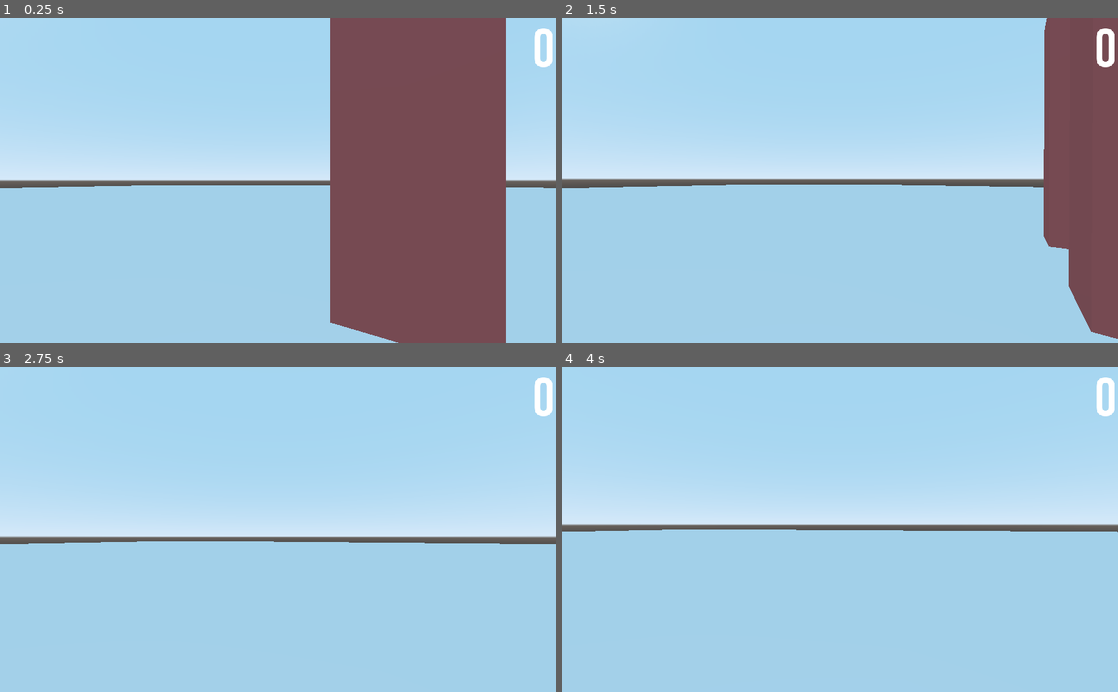
Above: before the commit, frames 1-4 (two rows, left to right).
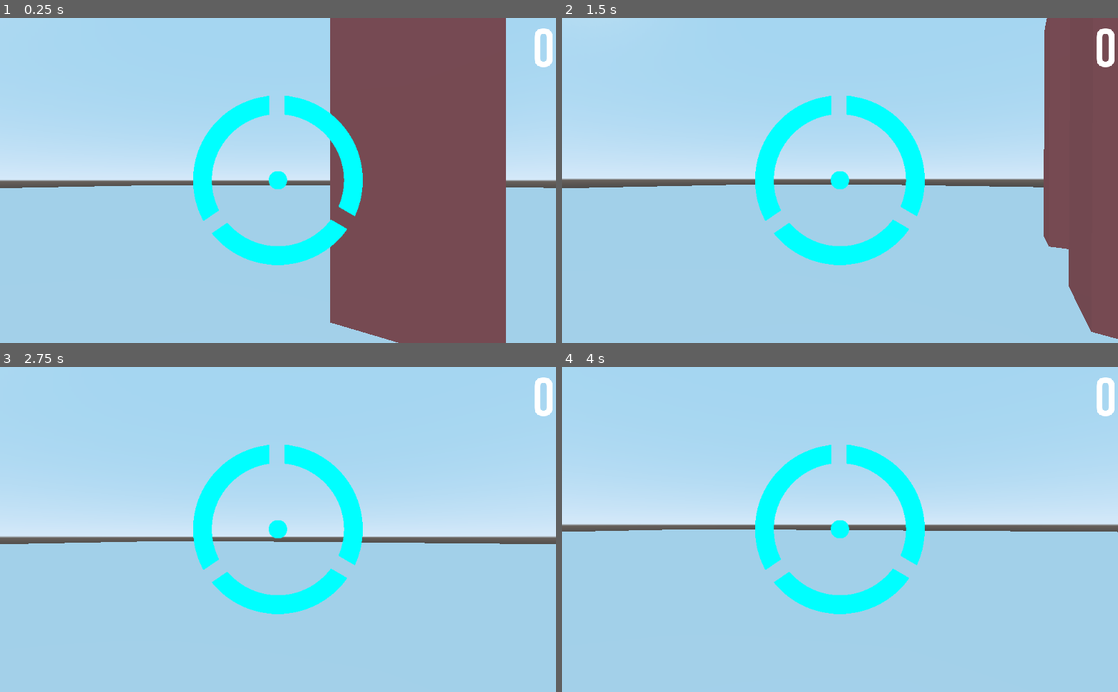
Above: after the commit, the same moments.

Repository: nuzcraft/intermediate_book
Game: Godot game, scene res://training_camp/training_camp.tscn
The game is run twice, just before and just after one commit, with the same random seed, the same clock (stepped at 60 frames per second) and the same inputs.
Inputs (mouse positions are in pixels of both pictures, inside the frame that each line leads up to):
- Up to frame 1 (0.25 s): no input
- Up to frame 2 (1.5 s): move the mouse to (867, 180) at 0.52 s; hold Up (move_forward) from 0.53 s (still down); tap F (fire) at 0.6, 1.35 s; tap Space (jump) at 0.77 s; move the mouse to (812, 180) at 1.27 s
- Up to frame 3 (2.75 s): keep holding Up (move_forward); tap Space (jump) at 1.52 s; move the mouse to (289, 523) at 2.02 s; tap F (fire) at 2.1 s
- Up to frame 4 (4 s): keep holding Up (move_forward); move the mouse to (834, 536) at 2.77 s; tap F (fire) at 2.85, 3.6 s; tap Space (jump) at 3.02, 3.77 s; move the mouse to (878, 532) at 3.52 s

The runs differ from the first frame. In frame 1, 4.7% of the frame differs, in the area x 34-66%, y 23-77%; in frame 2, 4.7%; in frame 3, 4.7%; in frame 4, 4.7%.

Commit message:
adding a weapon? I guess it makes sense that the player would hold all the shooting logic

Diff:
--- a/Player.gd
+++ b/Player.gd
@@ -14,6 +14,7 @@
 var mouseDelta: Vector2 = Vector2()
 #var scoreUI:RichTextLabel
 var score = 0
+var gun_ammo = 3
 
 
 onready var camera :Camera = get_node("Camera")#only when node is initialized
@@ -45,10 +46,12 @@
 		input.x-=1
 	input.normalized();
 
-	if Input.is_action_just_pressed("fire"):
+	if Input.is_action_just_pressed("fire") and gun_ammo > 0:
 		if ray.is_colliding():
+			gun_ammo -= 1
 			var obj = ray.get_collider()
 			print("the object " + obj.get_name() + " is in front of the player")
+			print("you have " + str(gun_ammo) + " ammunition left")
 
 	var forward = global_transform.basis.z;
 	var right = global_transform.basis.x;
--- /dev/null
+++ b/training_camp/crosshair.gd
@@ -0,0 +1,17 @@
+extends TextureRect
+
+
+# Declare member variables here. Examples:
+# var a = 2
+# var b = "text"
+
+
+# Called when the node enters the scene tree for the first time.
+func _ready():
+	var viewport_size = get_viewport().size
+	self.rect_position = viewport_size / 2 - self.rect_size / 2
+
+
+# Called every frame. 'delta' is the elapsed time since the previous frame.
+#func _process(delta):
+#	pass
--- a/training_camp/training_camp.tscn
+++ b/training_camp/training_camp.tscn
@@ -1,8 +1,10 @@
-[gd_scene load_steps=10 format=2]
+[gd_scene load_steps=12 format=2]
 
 [ext_resource path="res://BebasNeue-Regular.ttf" type="DynamicFontData" id=1]
 [ext_resource path="res://player.tscn" type="PackedScene" id=2]
 [ext_resource path="res://texture_05.png" type="Texture" id=3]
+[ext_resource path="res://crossHair.png" type="Texture" id=4]
+[ext_resource path="res://training_camp/crosshair.gd" type="Script" id=5]
 
 [sub_resource type="BoxShape" id=1]
 
@@ -41,7 +43,6 @@
 margin_right = 628.0
 margin_bottom = 120.0
 custom_fonts/font = SubResource( 8 )
-text = "Congratulations :)"
 align = 1
 valign = 1
 
@@ -93,4 +94,12 @@
 [node name="CSGBox" type="CSGBox" parent="target4/CollisionShape"]
 material = SubResource( 11 )
 
+[node name="crosshair" type="TextureRect" parent="."]
+margin_left = 356.0
+margin_top = 144.0
+margin_right = 668.0
+margin_bottom = 456.0
+texture = ExtResource( 4 )
+script = ExtResource( 5 )
+
 [connection signal="timeout" from="messageTimer" to="player" method="_on_messageTimer_timeout"]
